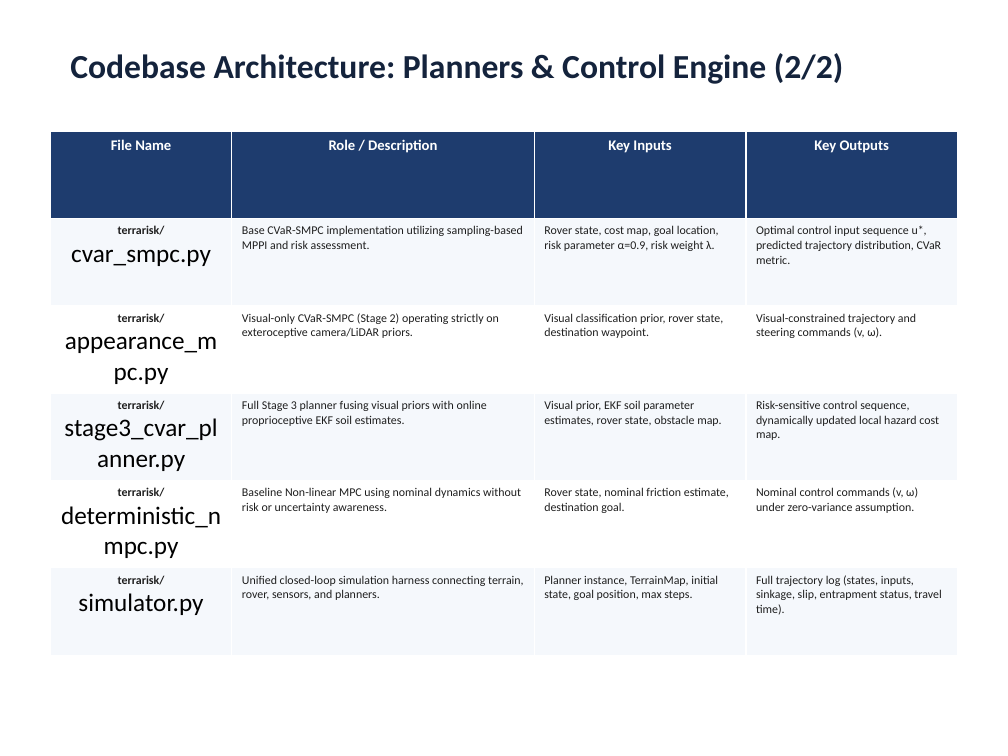
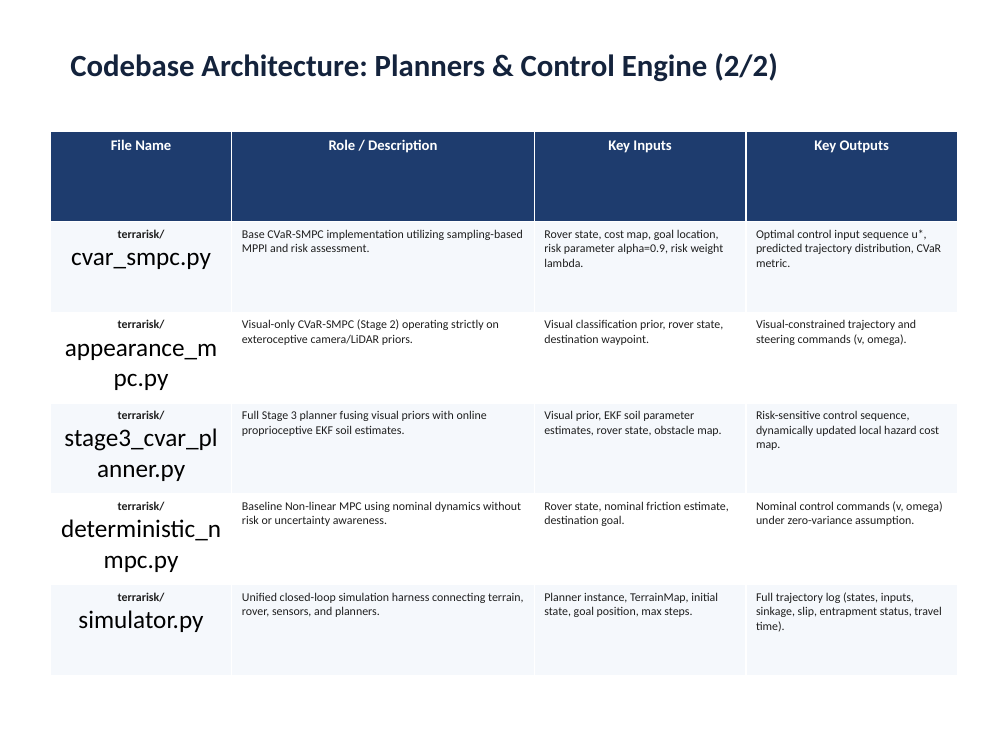
Before and after one commit to k-sushil78569/Terrarisk_EE650_Project, a slide deck: slide 8 of TerraRisk_Final_Presentation.pptx. Drawn at 1008x756 pixels with LibreOffice and Linux fonts; fonts in the diff are those of the drawing. Boxes give left, top, right and bottom in pixels: in the first picture for what was removed or moved away, otherwise in the second. Text is boxed around its words. In the diff, an @@ line names an element or a change of style, - is before the commit and + after.

```diff
--- a/TerraRisk_Final_Presentation.pptx
+++ b/TerraRisk_Final_Presentation.pptx
@@ text "Codebase Architecture: Planners & Control ..." at (x1=70, y1=53, x2=778, y2=82): size 24 to 22 pt @@
@@ table at (x1=50, y1=131, x2=958, y2=675) @@
-row 2, column 3: Rover state, cost map, goal location, risk parameter α=0.9, risk weight λ.
+row 2, column 3: Rover state, cost map, goal location, risk parameter alpha=0.9, risk weight lambda.
-row 3, column 4: Visual-constrained trajectory and steering commands (v, ω).
+row 3, column 4: Visual-constrained trajectory and steering commands (v, omega).
-row 5, column 4: Nominal control commands (v, ω) under zero-variance assumption.
+row 5, column 4: Nominal control commands (v, omega) under zero-variance assumption.
```
Also in this commit, not shown: 6 other slides changed, 7 slides added, 2 slides removed, 12 other files.
